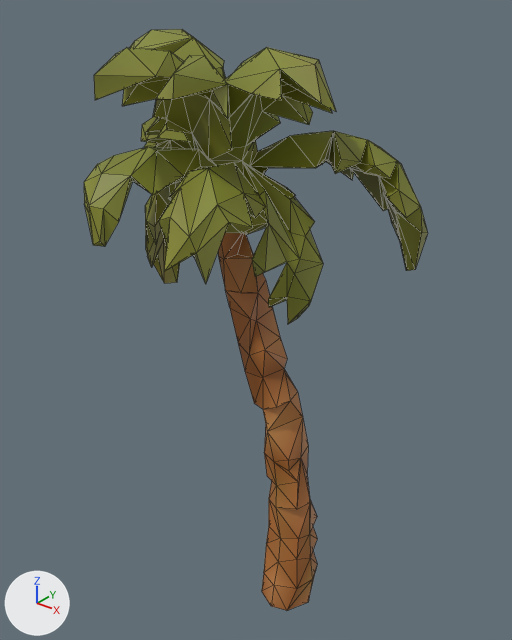
The glTF model public/models/prop_palm.glb as it was, and as the next commit left it.
The view is the same before and after, from a camera (50 mm lens) standing at (5.22, -7.44, 9.66) and looking at (-0.79, 0.07, 5.0). The axes (+X, +Y, +Z) are drawn at lower left. The lights are the same throughout. The first picture is the older version. Mesh edges are drawn as thin lines. Where no turn or scale is listed for an object, it has been applied to the vertices.
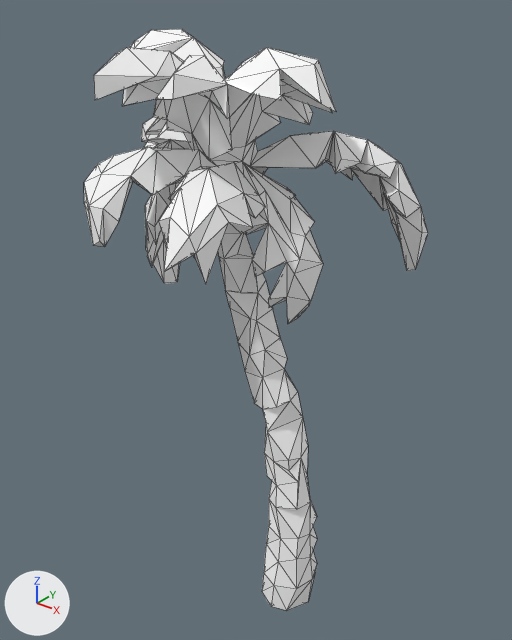
Where the change shows, as pixel boxes [x1, y1, x2, y2] in the pictures (512 x 640 px; the box of a moved part takes in the faces that stretch with it):
'Mesh_0', recoloured, surface changed (lighter)
    both: [84, 29, 428, 611]
part 1 of me_mesh_0, moved or reshaped
    both: [316, 134, 333, 168]

The change, as a list of edits to the scene's bpy script:
```text
Change mat_material_0:
    where n0 = _N.new('ShaderNodeBsdfPrincipled'); n0.name = 'Principled BSDF'
    add n0.inputs[0].default_value = (1.0, 1.0, 1.0, 1.0)  # 'Base Color', white #ffffff
    remove n2 = _N.new('ShaderNodeVertexColor'); n2.name = 'Color Attribute'
    remove _L.new(n2.outputs[0], n0.inputs[0])  # 'Color' to 'Base Color'
Change me_mesh_0:
    where me_mesh_0.from_pydata(...)  # 495 vertices, 996 faces; spans x -2.33..2.33, y -1.99..1.99, z -4.5..4.5
    used by ob_mesh_0; location = (-1.03, -0.43, 4.5)
    verts and faces of me_mesh_0; kept vertices keep their numbers, new ones are numbered from 495
    before: 76 (1.25, 0.83, 3.37) at pixel (333, 130), 77 (1.3, 0.38, 2.99) at pixel (315, 168), 78 (1.37, 0.47, 3.09) at pixel (324, 159)
    me_mesh_0 part 1
    add delete_faces([(76, 78, 77)])
    add faces += [(76, 77, 78)]
```
